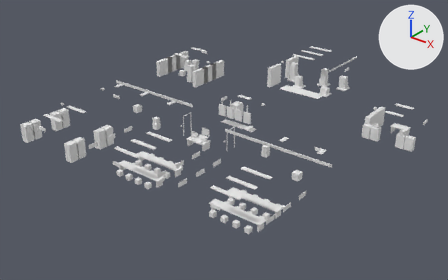
One commit to the glTF model art/props-3d/office/office_map_props.glb: the scene before it, then after it.
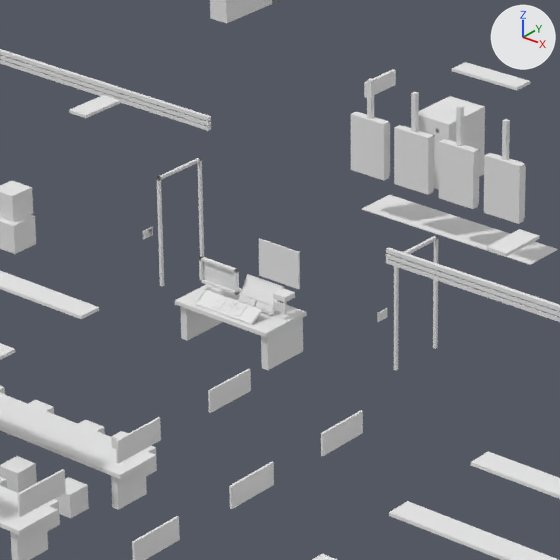
Each version is shown whole from a 50 mm lens placed at (36.73, -43.41, 27.69), pointed at (-0.42, 3.02, -1.1), then close up on the part from 34% to 57% of the width and 30% to 67% of the height. The axes (+X, +Y, +Z) are drawn at upper right. The lights are the same throughout. The older version's two pictures come first. Objects named as collision shapes, trigger or cutter boxes, shadow casters or lower levels of detail are left out. Vertices at exactly the same position are counted once.
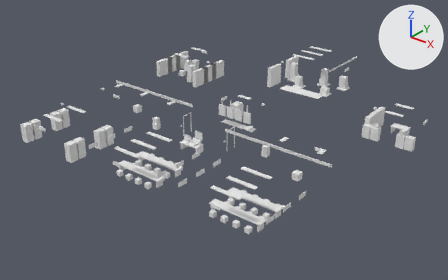
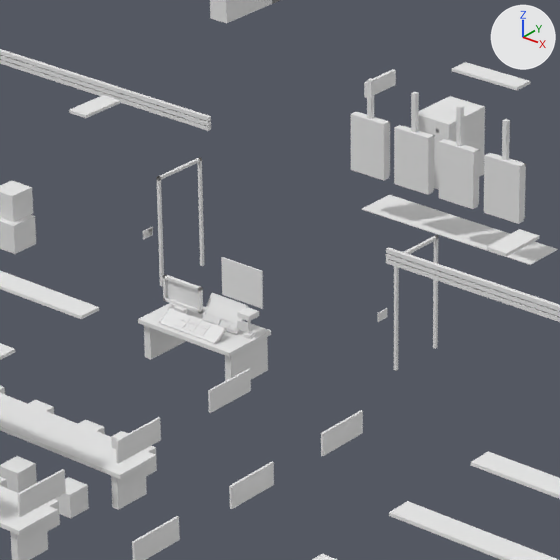
What the commit changed:
me_office_ventframe is used by ob_office_ventframe; parent ob_office_map; location (0.0, 0.0, 0.0).
me_office_ventframe had 8 vertices, 12 faces and spanned x 1.14..2.06, y -2.35..-2.32, z 2.04..2.76.
me_office_ventframe now has 8 vertices, 12 faces and spans x 1.14..2.06, y -3.35..-3.32, z 2.04..2.76.
me_office_ventframe part 1: the whole mesh is moved by (0.0, -1.0, 0.0).
me_office_desk is used by ob_office_desk; parent ob_office_map; location (0.0, 0.0, 0.0).
me_office_desk had 24 vertices, 36 faces and spanned x -1.1..1.1, y -2.15..-1.0, z 0.0..0.8.
me_office_desk now has 24 vertices, 36 faces and spans x -1.1..1.1, y -3.15..-2.0, z 0.0..0.8.
me_office_desk part 2: the whole mesh is moved by (0.0, -1.0, 0.0).
me_office_monitorstand is used by ob_office_monitorstand; parent ob_office_map; location (0.0, 0.0, 0.0).
me_office_monitorstand had 8 vertices, 12 faces and spanned x -0.72..-0.48, y -1.6..-1.5, z 0.8..0.95.
me_office_monitorstand now has 8 vertices, 12 faces and spans x -0.72..-0.48, y -2.6..-2.5, z 0.8..0.95.
me_office_monitorstand part 3: the whole mesh is moved by (0.0, -1.0, 0.0).
me_office_monitor is used by ob_office_monitor; parent ob_office_map; location (0.0, 0.0, 0.0).
me_office_monitor had 24 vertices, 48 faces and spanned x -1.05..-0.15, y -1.505..-1.43, z 0.95..1.45.
me_office_monitor now has 24 vertices, 48 faces and spans x -1.05..-0.15, y -2.505..-2.43, z 0.95..1.45.
me_office_monitor part 4: the whole mesh is moved by (0.0, -1.0, 0.0).
me_office_monitorscreen is used by ob_office_monitorscreen; parent ob_office_map; location (0.0, 0.0, 0.0).
me_office_monitorscreen had 8 vertices, 12 faces and spanned x -1.0..-0.2, y -1.45..-1.43, z 1.0..1.4.
me_office_monitorscreen now has 8 vertices, 12 faces and spans x -1.0..-0.2, y -2.45..-2.43, z 1.0..1.4.
me_office_monitorscreen part 5: the whole mesh is moved by (0.0, -1.0, 0.0).
me_office_desklamp is used by ob_office_desklamp; parent ob_office_map; location (0.0, 0.0, 0.0).
me_office_desklamp had 24 vertices, 36 faces and spanned x 0.8..1.08, y -1.58..-1.3, z 0.8..1.3.
me_office_desklamp now has 24 vertices, 36 faces and spans x 0.8..1.08, y -2.58..-2.3, z 0.8..1.3.
me_office_desklamp part 6: the whole mesh is moved by (0.0, -1.0, 0.0).
Object 'Office_CamPanel' (ob_office_campanel) moves from (0.32, -1.363, 1.042) to (0.32, -2.363, 1.042).
Object 'Office_CamPanelScreen' (ob_office_campanelscreen) moves from (0.32, -1.363, 1.042) to (0.32, -2.363, 1.042).
Object 'Office_CamNext' (ob_office_camnext) moves from (0.524, -1.499, 0.913) to (0.524, -2.499, 0.913).
Object 'Office_CamNextGlyph' (ob_office_camnextglyph) moves from (0.524, -1.499, 0.913) to (0.524, -2.499, 0.913).
Object 'Office_CtrlPanel' (ob_office_ctrlpanel) moves from (0.0, -1.896, 0.9) to (0.0, -2.896, 0.9).
Object 'Office_CtrlDeskLight' (ob_office_ctrldesklight) moves from (-0.24, -1.838, 0.962) to (-0.24, -2.838, 0.962).
Object 'Office_CtrlBreaker' (ob_office_ctrlbreaker) moves from (-0.24, -1.954, 0.89) to (-0.24, -2.954, 0.89).
Object 'Office_CtrlFlash' (ob_office_ctrlflash) moves from (0.24, -1.954, 0.89) to (0.24, -2.954, 0.89).
Object 'Office_CtrlVentPlate' (ob_office_ctrlventplate) moves from (1.6, -2.33, 1.55) to (1.6, -3.33, 1.55).

Changed parts and their boxes [x1, y1, x2, y2] in the close-ups (560 x 560 px):
'Office_Desk', moved
    before: [175, 285, 307, 370]
    after: [138, 303, 271, 381]
'Office_VentFrame', moved
    before: [259, 238, 300, 289]
    after: [221, 257, 263, 309]
'Office_CtrlPanel', moved
    before: [195, 289, 262, 325]
    after: [159, 308, 226, 344]
'Office_CamPanelScreen', moved
    before: [242, 276, 281, 305]
    after: [206, 294, 245, 323]
'Office_MonitorScreen', moved
    before: [203, 262, 234, 290]
    after: [167, 280, 198, 309]
'Office_Monitor', moved
    before: [199, 256, 239, 295]
    after: [163, 274, 203, 314]
'Office_DeskLamp', moved
    before: [273, 288, 295, 320]
    after: [237, 307, 259, 339]
'Office_CamPanel', moved
    before: [238, 274, 284, 316]
    after: [202, 293, 248, 335]
'Office_CtrlVentPlate', moved
    before: [274, 301, 286, 313]
    after: [237, 320, 249, 333]
'Office_CamNext', moved
    before: [256, 301, 273, 313]
    after: [220, 320, 237, 332]
'Office_MonitorStand', moved
    before: [210, 287, 223, 296]
    after: [173, 306, 187, 314]
'Office_CtrlDeskLight', moved
    before: [215, 295, 227, 304]
    after: [178, 314, 191, 322]
'Office_CtrlBreaker', moved
    before: [211, 301, 223, 309]
    after: [174, 320, 187, 328]
'Office_CtrlFlash', moved
    before: [231, 308, 243, 317]
    after: [194, 327, 207, 335]
